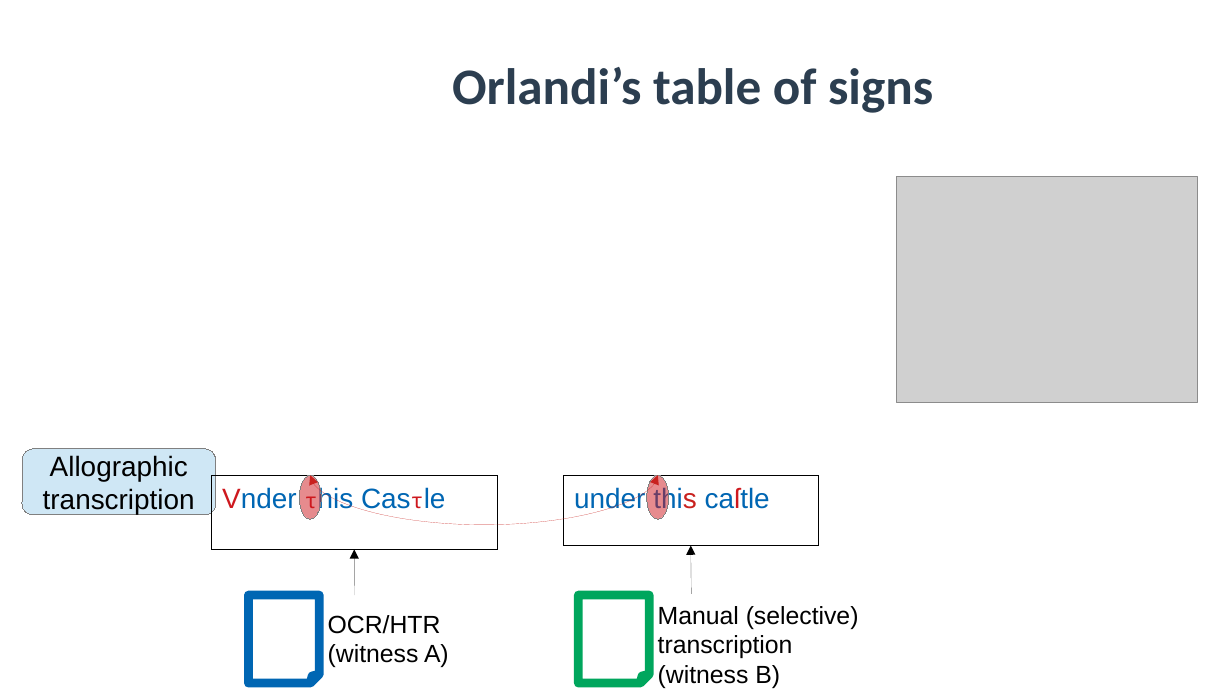
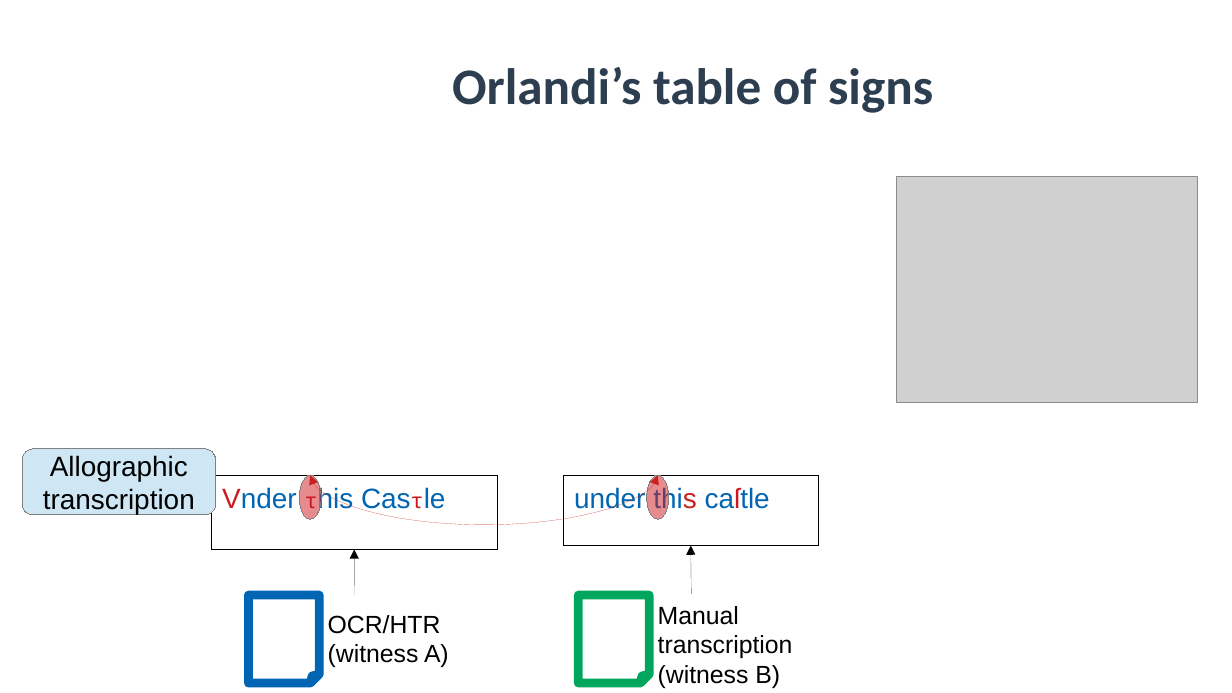
Before and after one commit to SunoikisisDC/SunoikisisDC-2021-2022, a slide deck: slide 33 of Summer/Session3_Monella.odp (slide 34 before the commit). Drawn at 1232x693 pixels with LibreOffice and Linux fonts; fonts in the diff are those of the drawing; grey boxes stand for pictures; background and template pictures are left out. Boxes give left, top, right and bottom in pixels: in the first picture for what was removed or moved away, otherwise in the second. Text is boxed around its words. In the diff, an @@ line names an element or a change of style, - is before the commit and + after.

```diff
--- a/Summer/Session3_Monella.odp
+++ b/Summer/Session3_Monella.odp
@@ text at box(658, 606, 739, 625): text changed @@
-Manual (selective)
+Manual
```
Also in this commit, not shown: 10 other slides changed, 1 slide removed, 1 other file.
